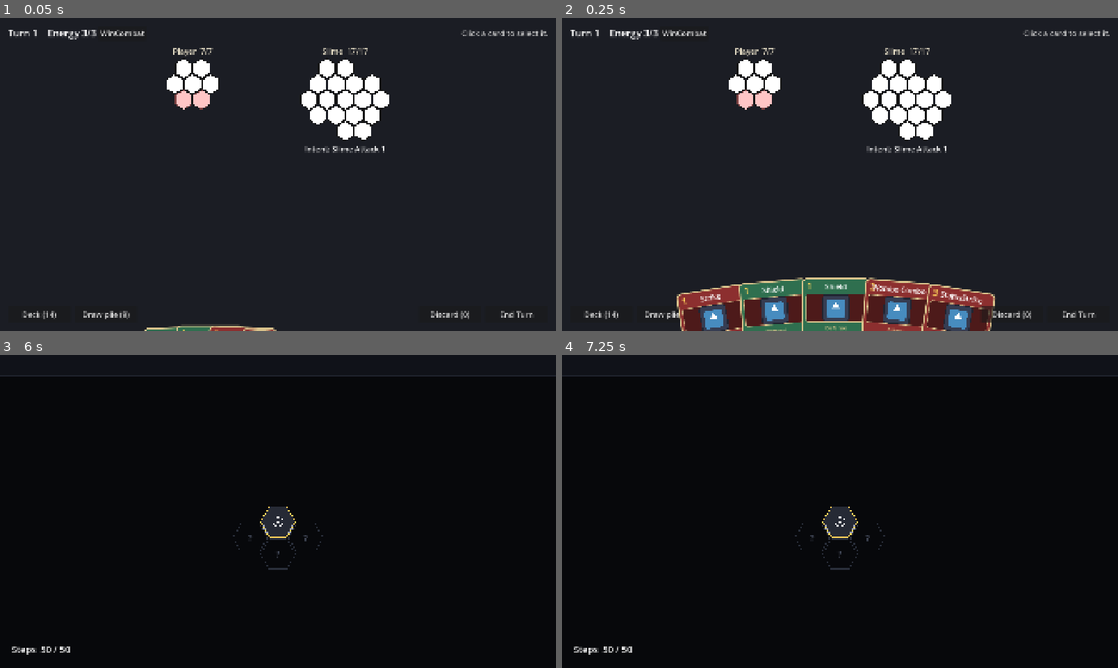
Above: before the commit, frames 1-4 (two rows, left to right).
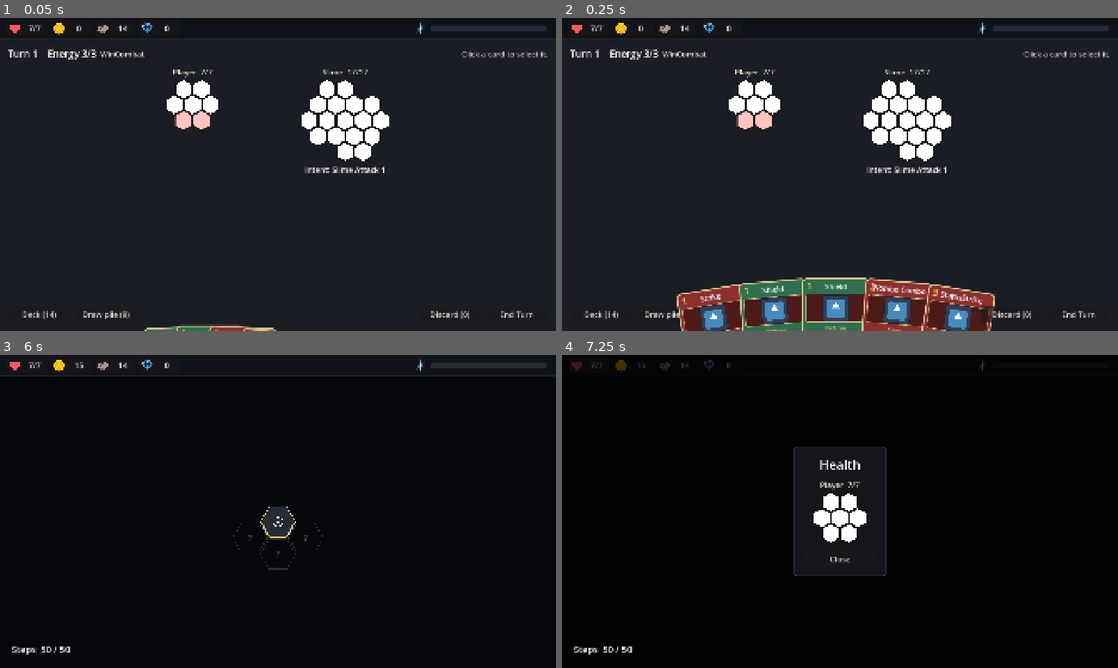
Above: after the commit, the same moments.

Repository: himaiayas/hex-sts
Game: Godot game, scene res://scenes/combat.tscn
The game is run twice, just before and just after one commit, with the same random seed, the same clock (stepped at 60 frames per second) and the same inputs. This scene is started directly instead of the project's main scene. The engine's default icon, where the game draws it, is replaced by a stand-in: a white triangle on a blue panel in a dark square.
Inputs (mouse positions are in pixels of both pictures, inside the frame that each line leads up to):
- Up to frame 1 (0.05 s): no input
- Up to frame 2 (0.25 s): no input
- Up to frame 3 (6 s): click "WinCombat" at 0.5 s; click "Deck (14)" at 1.25 s; click (27, 364) at 2 s, where only the run after the commit has a clickable "7/7"; click "+10 EXP" at 2.75 s; click (72, 364) at 3.5 s, where only the run after the commit has a clickable "0"; click "Deck (14)" (after the commit: "14") at 4.25 s; click (161, 364) at 5 s, where only the run after the commit has a clickable "0"; click "Continue" at 5.75 s
- Up to frame 4 (7.25 s): click (589, 364) at 6.5 s, where only the run after the commit has a clickable "7/7"

The runs differ from the first frame. In frame 1, 5.4% of the frame differs, in the area x 1-99%, y 1-50%; in frame 2, 5.4%; in frame 3, 0.6%; in frame 4, 2.3%.

Commit message:
icons in topbar

Diff:
--- a/scenes/combat.tscn
+++ b/scenes/combat.tscn
@@ -3,6 +3,7 @@
 [ext_resource type="Script" uid="uid://dqjpwrdt3pnve" path="res://scripts/combat/combat_scene.gd" id="1_combat"]
 [ext_resource type="Script" uid="uid://c4g55kseks0cn" path="res://scripts/combat/ui/health_grid_view.gd" id="2_grid"]
 [ext_resource type="Script" uid="uid://e17p874bkot" path="res://scripts/combat/ui/hand_view.gd" id="3_hand"]
+[ext_resource type="PackedScene" path="res://scenes/ui/top_bar.tscn" id="9_topbar"]
 
 [node name="Combat" type="Control" unique_id=1963554734]
 layout_mode = 3
@@ -30,6 +31,7 @@
 anchor_bottom = 1.0
 grow_horizontal = 2
 grow_vertical = 2
+offset_top = 72.0
 mouse_filter = 2
 theme_override_constants/margin_left = 27
 theme_override_constants/margin_top = 27
@@ -41,20 +43,20 @@
 mouse_filter = 2
 theme_override_constants/separation = 20
 
-[node name="TopBar" type="HBoxContainer" parent="Margin/Layout" unique_id=164278894]
-layout_mode = 2
-
-[node name="StatusLabel" type="Label" parent="Margin/Layout/TopBar" unique_id=1205878526]
+[node name="StatusBar" type="HBoxContainer" parent="Margin/Layout" unique_id=164278894]
+layout_mode = 2
+
+[node name="StatusLabel" type="Label" parent="Margin/Layout/StatusBar" unique_id=1205878526]
 unique_name_in_owner = true
 layout_mode = 2
 theme_override_font_sizes/font_size = 33
 text = "Turn 1    Energy 3/3"
 
-[node name="WinCombatButton" type="Button" parent="Margin/Layout/TopBar" unique_id=254824290]
+[node name="WinCombatButton" type="Button" parent="Margin/Layout/StatusBar" unique_id=254824290]
 layout_mode = 2
 text = "WinCombat"
 
-[node name="HintLabel" type="Label" parent="Margin/Layout/TopBar" unique_id=2117940320]
+[node name="HintLabel" type="Label" parent="Margin/Layout/StatusBar" unique_id=2117940320]
 unique_name_in_owner = true
 modulate = Color(0.8, 0.8, 0.8, 1)
 layout_mode = 2
@@ -134,6 +136,10 @@
 size_flags_vertical = 8
 text = "End Turn"
 
+[node name="TopBar" parent="." instance=ExtResource("9_topbar")]
+unique_name_in_owner = true
+layout_mode = 1
+
 [node name="PileViewer" type="ColorRect" parent="." unique_id=43795427]
 unique_name_in_owner = true
 visible = false
@@ -337,7 +343,7 @@
 theme_override_font_sizes/font_size = 28
 text = "New Run"
 
-[connection signal="pressed" from="Margin/Layout/TopBar/WinCombatButton" to="." method="_on_win_combat_pressed"]
+[connection signal="pressed" from="Margin/Layout/StatusBar/WinCombatButton" to="." method="_on_win_combat_pressed"]
 [connection signal="pressed" from="Margin/Layout/BottomBar/DeckButton" to="." method="_on_deck_pressed"]
 [connection signal="pressed" from="Margin/Layout/BottomBar/DrawPileButton" to="." method="_on_draw_pile_pressed"]
 [connection signal="pressed" from="Margin/Layout/BottomBar/DiscardButton" to="." method="_on_discard_pressed"]
--- a/scenes/map.tscn
+++ b/scenes/map.tscn
@@ -2,11 +2,7 @@
 
 [ext_resource type="Script" uid="uid://ddymykvgy3fil" path="res://scripts/map/map_scene.gd" id="1_map"]
 [ext_resource type="Script" uid="uid://d2mguidiwck0p" path="res://scripts/map/map_view.gd" id="2_view"]
-
-[sub_resource type="StyleBoxFlat" id="StyleBoxFlat_topbar"]
-bg_color = Color(0.0627451, 0.0705882, 0.0980392, 1)
-border_width_bottom = 2
-border_color = Color(0.117647, 0.133333, 0.172549, 1)
+[ext_resource type="PackedScene" path="res://scenes/ui/top_bar.tscn" id="3_topbar"]
 
 [sub_resource type="StyleBoxFlat" id="StyleBoxFlat_panel"]
 content_margin_left = 48.0
@@ -48,13 +44,9 @@
 grow_vertical = 2
 script = ExtResource("2_view")
 
-[node name="TopBar" type="Panel" parent="." unique_id=1009282773]
-layout_mode = 1
-anchors_preset = 10
-anchor_right = 1.0
-offset_bottom = 72.0
-grow_horizontal = 2
-theme_override_styles/panel = SubResource("StyleBoxFlat_topbar")
+[node name="TopBar" parent="." instance=ExtResource("3_topbar")]
+unique_name_in_owner = true
+layout_mode = 1
 
 [node name="StepsLabel" type="Label" parent="." unique_id=1106001309]
 unique_name_in_owner = true
--- a/scenes/rooms/campfire.tscn
+++ b/scenes/rooms/campfire.tscn
@@ -1,6 +1,7 @@
 [gd_scene format=3]
 
 [ext_resource type="Script" path="res://scripts/rooms/placeholder_room.gd" id="1_room"]
+[ext_resource type="PackedScene" path="res://scenes/ui/top_bar.tscn" id="9_topbar"]
 
 [node name="Campfire" type="Control"]
 layout_mode = 3
@@ -55,4 +56,8 @@
 theme_override_font_sizes/font_size = 28
 text = "Leave"
 
+[node name="TopBar" parent="." instance=ExtResource("9_topbar")]
+unique_name_in_owner = true
+layout_mode = 1
+
 [connection signal="pressed" from="Center/Box/LeaveButton" to="." method="_on_leave_pressed"]
--- a/scenes/rooms/event.tscn
+++ b/scenes/rooms/event.tscn
@@ -1,6 +1,7 @@
 [gd_scene format=3]
 
 [ext_resource type="Script" path="res://scripts/rooms/placeholder_room.gd" id="1_room"]
+[ext_resource type="PackedScene" path="res://scenes/ui/top_bar.tscn" id="9_topbar"]
 
 [node name="Event" type="Control"]
 layout_mode = 3
@@ -55,4 +56,8 @@
 theme_override_font_sizes/font_size = 28
 text = "Leave"
 
+[node name="TopBar" parent="." instance=ExtResource("9_topbar")]
+unique_name_in_owner = true
+layout_mode = 1
+
 [connection signal="pressed" from="Center/Box/LeaveButton" to="." method="_on_leave_pressed"]
--- a/scenes/rooms/shop.tscn
+++ b/scenes/rooms/shop.tscn
@@ -1,6 +1,7 @@
 [gd_scene format=3]
 
 [ext_resource type="Script" path="res://scripts/rooms/placeholder_room.gd" id="1_room"]
+[ext_resource type="PackedScene" path="res://scenes/ui/top_bar.tscn" id="9_topbar"]
 
 [node name="Shop" type="Control"]
 layout_mode = 3
@@ -55,4 +56,8 @@
 theme_override_font_sizes/font_size = 28
 text = "Leave"
 
+[node name="TopBar" parent="." instance=ExtResource("9_topbar")]
+unique_name_in_owner = true
+layout_mode = 1
+
 [connection signal="pressed" from="Center/Box/LeaveButton" to="." method="_on_leave_pressed"]
--- a/scenes/rooms/treasure.tscn
+++ b/scenes/rooms/treasure.tscn
@@ -3,6 +3,7 @@
 [ext_resource type="Script" path="res://scripts/rooms/treasure_room.gd" id="1_room"]
 [ext_resource type="Texture2D" path="res://assets/rooms/chest_close.png" id="2_close"]
 [ext_resource type="Texture2D" path="res://assets/rooms/chest_open.png" id="3_open"]
+[ext_resource type="PackedScene" path="res://scenes/ui/top_bar.tscn" id="9_topbar"]
 
 [sub_resource type="StyleBoxFlat" id="StyleBoxFlat_panel"]
 bg_color = Color(0.0784314, 0.0862745, 0.109804, 1)
@@ -67,6 +68,10 @@
 theme_override_font_sizes/font_size = 28
 text = "Click the chest to open it."
 horizontal_alignment = 1
+
+[node name="TopBar" parent="." instance=ExtResource("9_topbar")]
+unique_name_in_owner = true
+layout_mode = 1
 
 [node name="RewardModal" type="ColorRect" parent="."]
 unique_name_in_owner = true
--- /dev/null
+++ b/scenes/ui/top_bar.tscn
@@ -0,0 +1,316 @@
+[gd_scene format=3]
+
+[ext_resource type="Script" path="res://scripts/ui/top_bar.gd" id="1_bar"]
+[ext_resource type="Texture2D" path="res://assets/icons/heart.png" id="4_heart"]
+[ext_resource type="Texture2D" path="res://assets/icons/coin.png" id="5_coin"]
+[ext_resource type="Texture2D" path="res://assets/icons/cards.png" id="6_cards"]
+[ext_resource type="Texture2D" path="res://assets/icons/artifact.png" id="7_artifact"]
+[ext_resource type="Texture2D" path="res://assets/icons/exp.png" id="8_exp"]
+[ext_resource type="Script" path="res://scripts/combat/ui/health_grid_view.gd" id="3_grid"]
+
+[sub_resource type="StyleBoxFlat" id="StyleBoxFlat_bar"]
+bg_color = Color(0.0627451, 0.0705882, 0.0980392, 1)
+border_width_bottom = 2
+border_color = Color(0.117647, 0.133333, 0.172549, 1)
+
+[sub_resource type="StyleBoxFlat" id="StyleBoxFlat_modal"]
+content_margin_left = 40.0
+content_margin_top = 32.0
+content_margin_right = 40.0
+content_margin_bottom = 32.0
+bg_color = Color(0.0784314, 0.0862745, 0.109804, 1)
+border_width_left = 2
+border_width_top = 2
+border_width_right = 2
+border_width_bottom = 2
+border_color = Color(0.231373, 0.254902, 0.321569, 1)
+corner_radius_top_left = 12
+corner_radius_top_right = 12
+corner_radius_bottom_right = 12
+corner_radius_bottom_left = 12
+
+[sub_resource type="StyleBoxFlat" id="StyleBoxFlat_exp_bg"]
+bg_color = Color(0.14902, 0.164706, 0.207843, 1)
+corner_radius_top_left = 6
+corner_radius_top_right = 6
+corner_radius_bottom_right = 6
+corner_radius_bottom_left = 6
+
+[sub_resource type="StyleBoxFlat" id="StyleBoxFlat_exp_fill"]
+bg_color = Color(1, 0.831373, 0.352941, 1)
+corner_radius_top_left = 6
+corner_radius_top_right = 6
+corner_radius_bottom_right = 6
+corner_radius_bottom_left = 6
+
+[node name="TopBar" type="Control"]
+layout_mode = 3
+anchors_preset = 15
+anchor_right = 1.0
+anchor_bottom = 1.0
+grow_horizontal = 2
+grow_vertical = 2
+mouse_filter = 2
+script = ExtResource("1_bar")
+
+[node name="Bar" type="Panel" parent="."]
+layout_mode = 1
+anchors_preset = 10
+anchor_right = 1.0
+offset_bottom = 72.0
+grow_horizontal = 2
+theme_override_styles/panel = SubResource("StyleBoxFlat_bar")
+
+[node name="Margin" type="MarginContainer" parent="Bar"]
+layout_mode = 1
+anchors_preset = 15
+anchor_right = 1.0
+anchor_bottom = 1.0
+grow_horizontal = 2
+grow_vertical = 2
+mouse_filter = 2
+theme_override_constants/margin_left = 24
+theme_override_constants/margin_top = 8
+theme_override_constants/margin_right = 32
+theme_override_constants/margin_bottom = 8
+
+[node name="Row" type="HBoxContainer" parent="Bar/Margin"]
+layout_mode = 2
+mouse_filter = 2
+theme_override_constants/separation = 12
+
+[node name="HealthButton" type="Button" parent="Bar/Margin/Row"]
+unique_name_in_owner = true
+custom_minimum_size = Vector2(140, 56)
+layout_mode = 2
+mouse_default_cursor_shape = 2
+focus_mode = 0
+icon = ExtResource("4_heart")
+theme_override_constants/h_separation = 10
+theme_override_font_sizes/font_size = 28
+text = "0"
+expand_icon = true
+
+[node name="GoldDisplay" type="Button" parent="Bar/Margin/Row"]
+unique_name_in_owner = true
+custom_minimum_size = Vector2(140, 56)
+layout_mode = 2
+focus_mode = 0
+icon = ExtResource("5_coin")
+theme_override_constants/h_separation = 10
+theme_override_font_sizes/font_size = 28
+text = "0"
+expand_icon = true
+
+[node name="DeckButton" type="Button" parent="Bar/Margin/Row"]
+unique_name_in_owner = true
+custom_minimum_size = Vector2(140, 56)
+layout_mode = 2
+mouse_default_cursor_shape = 2
+focus_mode = 0
+icon = ExtResource("6_cards")
+theme_override_constants/h_separation = 10
+theme_override_font_sizes/font_size = 28
+text = "0"
+expand_icon = true
+
+[node name="ArtifactButton" type="Button" parent="Bar/Margin/Row"]
+unique_name_in_owner = true
+custom_minimum_size = Vector2(140, 56)
+layout_mode = 2
+mouse_default_cursor_shape = 2
+focus_mode = 0
+icon = ExtResource("7_artifact")
+theme_override_constants/h_separation = 10
+theme_override_font_sizes/font_size = 28
+text = "0"
+expand_icon = true
+
+[node name="Spacer" type="Control" parent="Bar/Margin/Row"]
+layout_mode = 2
+size_flags_horizontal = 3
+mouse_filter = 2
+
+[node name="Exp" type="HBoxContainer" parent="Bar/Margin/Row"]
+unique_name_in_owner = true
+layout_mode = 2
+theme_override_constants/separation = 12
+
+[node name="ExpIcon" type="TextureRect" parent="Bar/Margin/Row/Exp"]
+custom_minimum_size = Vector2(48, 48)
+layout_mode = 2
+size_flags_vertical = 4
+mouse_filter = 2
+texture = ExtResource("8_exp")
+expand_mode = 1
+stretch_mode = 5
+
+[node name="ExpBar" type="ProgressBar" parent="Bar/Margin/Row/Exp"]
+unique_name_in_owner = true
+custom_minimum_size = Vector2(400, 20)
+layout_mode = 2
+size_flags_vertical = 4
+mouse_filter = 2
+theme_override_styles/background = SubResource("StyleBoxFlat_exp_bg")
+theme_override_styles/fill = SubResource("StyleBoxFlat_exp_fill")
+max_value = 10.0
+step = 1.0
+show_percentage = false
+
+[node name="HealthModal" type="ColorRect" parent="."]
+unique_name_in_owner = true
+visible = false
+layout_mode = 1
+anchors_preset = 15
+anchor_right = 1.0
+anchor_bottom = 1.0
+grow_horizontal = 2
+grow_vertical = 2
+color = Color(0, 0, 0, 0.75)
+
+[node name="Center" type="CenterContainer" parent="HealthModal"]
+layout_mode = 1
+anchors_preset = 15
+anchor_right = 1.0
+anchor_bottom = 1.0
+grow_horizontal = 2
+grow_vertical = 2
+mouse_filter = 2
+
+[node name="Panel" type="PanelContainer" parent="HealthModal/Center"]
+layout_mode = 2
+theme_override_styles/panel = SubResource("StyleBoxFlat_modal")
+
+[node name="Box" type="VBoxContainer" parent="HealthModal/Center/Panel"]
+layout_mode = 2
+theme_override_constants/separation = 24
+
+[node name="HealthTitle" type="Label" parent="HealthModal/Center/Panel/Box"]
+unique_name_in_owner = true
+layout_mode = 2
+theme_override_font_sizes/font_size = 44
+text = "Health"
+horizontal_alignment = 1
+
+[node name="HealthGrid" type="Control" parent="HealthModal/Center/Panel/Box"]
+unique_name_in_owner = true
+layout_mode = 2
+size_flags_horizontal = 4
+mouse_filter = 2
+script = ExtResource("3_grid")
+
+[node name="CloseButton" type="Button" parent="HealthModal/Center/Panel/Box"]
+custom_minimum_size = Vector2(240, 56)
+layout_mode = 2
+size_flags_horizontal = 4
+theme_override_font_sizes/font_size = 28
+text = "Close"
+
+[node name="DeckModal" type="ColorRect" parent="."]
+unique_name_in_owner = true
+visible = false
+layout_mode = 1
+anchors_preset = 15
+anchor_right = 1.0
+anchor_bottom = 1.0
+grow_horizontal = 2
+grow_vertical = 2
+color = Color(0, 0, 0, 0.75)
+
+[node name="Center" type="CenterContainer" parent="DeckModal"]
+layout_mode = 1
+anchors_preset = 15
+anchor_right = 1.0
+anchor_bottom = 1.0
+grow_horizontal = 2
+grow_vertical = 2
+mouse_filter = 2
+
+[node name="Panel" type="PanelContainer" parent="DeckModal/Center"]
+layout_mode = 2
+theme_override_styles/panel = SubResource("StyleBoxFlat_modal")
+
+[node name="Box" type="VBoxContainer" parent="DeckModal/Center/Panel"]
+layout_mode = 2
+theme_override_constants/separation = 24
+
+[node name="DeckTitle" type="Label" parent="DeckModal/Center/Panel/Box"]
+unique_name_in_owner = true
+layout_mode = 2
+theme_override_font_sizes/font_size = 44
+text = "Deck (0)"
+horizontal_alignment = 1
+
+[node name="Scroll" type="ScrollContainer" parent="DeckModal/Center/Panel/Box"]
+custom_minimum_size = Vector2(1250, 680)
+layout_mode = 2
+horizontal_scroll_mode = 0
+
+[node name="DeckGrid" type="GridContainer" parent="DeckModal/Center/Panel/Box/Scroll"]
+unique_name_in_owner = true
+layout_mode = 2
+theme_override_constants/h_separation = 13
+theme_override_constants/v_separation = 13
+columns = 5
+
+[node name="CloseButton" type="Button" parent="DeckModal/Center/Panel/Box"]
+custom_minimum_size = Vector2(240, 56)
+layout_mode = 2
+size_flags_horizontal = 4
+theme_override_font_sizes/font_size = 28
+text = "Close"
+
+[node name="ArtifactModal" type="ColorRect" parent="."]
+unique_name_in_owner = true
+visible = false
+layout_mode = 1
+anchors_preset = 15
+anchor_right = 1.0
+anchor_bottom = 1.0
+grow_horizontal = 2
+grow_vertical = 2
+color = Color(0, 0, 0, 0.75)
+
+[node name="Center" type="CenterContainer" parent="ArtifactModal"]
+layout_mode = 1
+anchors_preset = 15
+anchor_right = 1.0
+anchor_bottom = 1.0
+grow_horizontal = 2
+grow_vertical = 2
+mouse_filter = 2
+
+[node name="Panel" type="PanelContainer" parent="ArtifactModal/Center"]
+layout_mode = 2
+theme_override_styles/panel = SubResource("StyleBoxFlat_modal")
+
+[node name="Box" type="VBoxContainer" parent="ArtifactModal/Center/Panel"]
+layout_mode = 2
+theme_override_constants/separation = 24
+
+[node name="ArtifactTitle" type="Label" parent="ArtifactModal/Center/Panel/Box"]
+unique_name_in_owner = true
+layout_mode = 2
+theme_override_font_sizes/font_size = 44
+text = "Artifacts"
+horizontal_alignment = 1
+
+[node name="ArtifactList" type="VBoxContainer" parent="ArtifactModal/Center/Panel/Box"]
+unique_name_in_owner = true
+custom_minimum_size = Vector2(640, 0)
+layout_mode = 2
+theme_override_constants/separation = 20
+
+[node name="CloseButton" type="Button" parent="ArtifactModal/Center/Panel/Box"]
+custom_minimum_size = Vector2(240, 56)
+layout_mode = 2
+size_flags_horizontal = 4
+theme_override_font_sizes/font_size = 28
+text = "Close"
+
+[connection signal="pressed" from="Bar/Margin/Row/HealthButton" to="." method="_on_health_pressed"]
+[connection signal="pressed" from="Bar/Margin/Row/DeckButton" to="." method="_on_deck_pressed"]
+[connection signal="pressed" from="Bar/Margin/Row/ArtifactButton" to="." method="_on_artifacts_pressed"]
+[connection signal="pressed" from="HealthModal/Center/Panel/Box/CloseButton" to="." method="_on_close_pressed"]
+[connection signal="pressed" from="DeckModal/Center/Panel/Box/CloseButton" to="." method="_on_close_pressed"]
+[connection signal="pressed" from="ArtifactModal/Center/Panel/Box/CloseButton" to="." method="_on_close_pressed"]
--- a/scripts/combat/combat_rewards.gd
+++ b/scripts/combat/combat_rewards.gd
@@ -45,7 +45,7 @@
 
 func take_exp(run: Node) -> void:
 	if not exp_taken:
-		run.xp += exp_points
+		run.add_xp(exp_points)
 		exp_taken = true
 
 
--- a/scripts/combat/combat_scene.gd
+++ b/scripts/combat/combat_scene.gd
@@ -16,6 +16,7 @@
 var _enemy_views: Array[HealthGridView] = []
 var _intent_labels: Array[Label] = []
 
+@onready var _top_bar: TopBar = %TopBar
 @onready var _status_label: Label = %StatusLabel
 @onready var _hint_label: Label = %HintLabel
 @onready var _player_view: HealthGridView = %PlayerGrid
@@ -142,7 +143,7 @@
 
 ## _input, not _unhandled_input: the grids and this root stop mouse events, so right-clicks never arrive unhandled.
 func _input(event: InputEvent) -> void:
-	if _over:
+	if _over or _top_bar.is_modal_open():
 		return
 	if event is InputEventMouseButton and event.pressed and event.button_index == MOUSE_BUTTON_RIGHT:
 		if _pile_viewer.visible:
@@ -176,6 +177,7 @@
 # --- Refresh -----------------------------------------------------------------
 
 func _refresh() -> void:
+	_top_bar.refresh()
 	_status_label.text = "Turn %d    Energy %d/%d" % [combat.turn, combat.energy, combat.max_energy]
 	_deck_button.text = "Deck (%d)" % RunState.deck.size()
 	_draw_button.text = "Draw pile (%d)" % combat.draw_pile.size()
@@ -324,6 +326,7 @@
 
 
 func _refresh_rewards() -> void:
+	_top_bar.refresh()
 	_gold_button.text = "+%d Coins" % _rewards.gold
 	_exp_button.text = "+%d EXP" % _rewards.exp_points
 	_gold_button.visible = not _rewards.gold_taken
--- a/scripts/game/run_state.gd
+++ b/scripts/game/run_state.gd
@@ -13,6 +13,10 @@
 var dungeon_floor :=1
 
 const MAP_SCENE := "res://scenes/map.tscn"
+
+## EXP needed for each level-up: LEVEL_XP[0] takes level 0 to 1, ... LEVEL_XP[8] takes 8 to 9 (max).
+## xp is the progress toward the next level; it resets (keeping the leftover) on level-up.
+const LEVEL_XP: Array[int] = [10, 20, 30, 45, 60, 80, 100, 125, 150]
 
 var map: MapState = null
 var current_room: MapRoom = null
@@ -64,6 +68,22 @@
 	get_tree().change_scene_to_file(MAP_SCENE)
 
 
+func add_xp(amount: int) -> void:
+	xp += amount
+	while not is_max_level() and xp >= LEVEL_XP[level]:
+		xp -= LEVEL_XP[level]
+		level += 1
+
+
+func is_max_level() -> bool:
+	return level >= LEVEL_XP.size()
+
+
+## EXP needed to reach the next level; 0 at max level.
+func xp_to_next() -> int:
+	return 0 if is_max_level() else LEVEL_XP[level]
+
+
 func start_combat() -> CombatState:
 	combat = CombatState.new(self)
 	return combat
--- a/scripts/map/map_scene.gd
+++ b/scripts/map/map_scene.gd
@@ -8,6 +8,7 @@
 var _busy := false  # walking, having popup modal or in a room.
 
 @onready var _map_view: MapView = %MapView
+@onready var _top_bar: TopBar = %TopBar
 @onready var _steps_label: Label = %StepsLabel
 @onready var _hint_label: Label = %HintLabel
 @onready var _draft_panel: Control = %DraftPanel
@@ -34,6 +35,7 @@
 	_hint_label.text = ""
 	_busy = false
 	_refresh()
+	_top_bar.refresh()
 
 
 func _fit_to_window() -> void:
--- a/scripts/rooms/treasure_room.gd
+++ b/scripts/rooms/treasure_room.gd
@@ -6,6 +6,7 @@
 const GOLD := Vector2i(25, 45)  # [min, max]
 const EXP := 15
 
+@onready var _top_bar: TopBar = %TopBar
 @onready var _chest: TextureButton = %Chest
 @onready var _hint: Label = %Hint
 @onready var _modal: ColorRect = %RewardModal
@@ -34,16 +35,19 @@
 func _on_gold_pressed() -> void:
 	RunState.gold += gold
 	_gold_button.hide()
+	_top_bar.refresh()
 
 
 func _on_exp_pressed() -> void:
-	RunState.xp += EXP
+	RunState.add_xp(EXP)
 	_exp_button.hide()
+	_top_bar.refresh()
 
 
 func _on_artifact_pressed() -> void:
 	RunState.artifacts.append(artifact)
 	_artifact_button.hide()
+	_top_bar.refresh()
 
 
 func _on_leave_pressed() -> void:
--- /dev/null
+++ b/scripts/ui/top_bar.gd
@@ -0,0 +1,111 @@
+class_name TopBar
+extends Control
+
+## Run info shown on top of the screen: Health, Gold, Deck and Artifacts icons (all but Gold open
+## a modal) and the EXP bar. Hover an icon or the bar for its numbers.
+## Reads everything from RunState; call refresh() after it changes.
+
+const RenderCard := preload("res://scripts/cards/render_card.gd")
+const CARD_SIZE := HandView.CARD_SIZE
+
+@onready var _health_button: Button = %HealthButton
+@onready var _gold_display: Button = %GoldDisplay
+@onready var _deck_button: Button = %DeckButton
+@onready var _artifact_button: Button = %ArtifactButton
+@onready var _exp: Control = %Exp
+@onready var _exp_bar: ProgressBar = %ExpBar
+
+@onready var _health_modal: Control = %HealthModal
+@onready var _health_grid: HealthGridView = %HealthGrid
+@onready var _deck_modal: Control = %DeckModal
+@onready var _deck_title: Label = %DeckTitle
+@onready var _deck_grid: GridContainer = %DeckGrid
+@onready var _artifact_modal: Control = %ArtifactModal
+@onready var _artifact_list: VBoxContainer = %ArtifactList
+
+
+func _ready() -> void:
+	_close_modals()
+	refresh()
+
+
+## Icons show their numbers; EXP only in its hover text.
+func refresh() -> void:
+	_health_button.text = "%d/%d" % [_alive_tiles(), RunState.health.size()]
+	_gold_display.text = str(RunState.gold)
+	_deck_button.text = str(RunState.deck.size())
+	_artifact_button.text = str(RunState.artifacts.size())
+	_health_button.tooltip_text = "Health  %d / %d" % [_alive_tiles(), RunState.health.size()]
+	_gold_display.tooltip_text = "Gold  %d" % RunState.gold
+	_deck_button.tooltip_text = "Deck  %d cards" % RunState.deck.size()
+	_artifact_button.tooltip_text = "Artifacts  %d" % RunState.artifacts.size()
+	if RunState.is_max_level():
+		_exp_bar.max_value = 1
+		_exp_bar.value = 1
+		_exp.tooltip_text = "Level %d  (MAX)" % RunState.level
+	else:
+		_exp_bar.max_value = RunState.xp_to_next()
+		_exp_bar.value = RunState.xp
+		_exp.tooltip_text = "Level %d  %d / %d EXP" % [RunState.level, RunState.xp, RunState.xp_to_next()]
+
+
+func is_modal_open() -> bool:
+	return _health_modal.visible or _deck_modal.visible or _artifact_modal.visible
+
+
+func _alive_tiles() -> int:
+	var alive := 0
+	for tile in RunState.health.values():
+		if tile.hp > Enum.HealthTileEnum.DAMAGED:
+			alive += 1
+	return alive
+
+
+func _close_modals() -> void:
+	_health_modal.hide()
+	_deck_modal.hide()
+	_artifact_modal.hide()
+
+
+func _on_health_pressed() -> void:
+	_close_modals()
+	_health_grid.setup(CombatUnit.new("Player", RunState.health, true), false)
+	_health_modal.show()
+
+
+func _on_deck_pressed() -> void:
+	_close_modals()
+	_deck_title.text = "Deck (%d)" % RunState.deck.size()
+	for child in _deck_grid.get_children():
+		child.queue_free()
+	for card in RunState.deck:
+		var slot := Control.new()
+		slot.custom_minimum_size = CARD_SIZE
+		slot.mouse_filter = Control.MOUSE_FILTER_IGNORE
+		var view := RenderCard.create_card(card)
+		view.get_node("Panel").mouse_filter = Control.MOUSE_FILTER_IGNORE
+		slot.add_child(view)
+		_deck_grid.add_child(slot)
+	_deck_modal.show()
+
+
+func _on_artifacts_pressed() -> void:
+	_close_modals()
+	for child in _artifact_list.get_children():
+		child.queue_free()
+	for artifact in RunState.artifacts:
+		var row := Label.new()
+		row.text = "%s (%s)\n%s" % [artifact.name,
+			Enum.ArtifactRarity.keys()[artifact.rarity].capitalize(), artifact.description]
+		row.add_theme_font_size_override("font_size", 26)
+		_artifact_list.add_child(row)
+	if RunState.artifacts.is_empty():
+		var empty := Label.new()
+		empty.text = "No artifacts yet."
+		empty.add_theme_font_size_override("font_size", 26)
+		_artifact_list.add_child(empty)
+	_artifact_modal.show()
+
+
+func _on_close_pressed() -> void:
+	_close_modals()
Binary file added: assets/icons/artifact.png
Not shown, added: assets/icons/artifact.png.import
Binary file added: assets/icons/cards.png
Not shown, added: assets/icons/cards.png.import
Binary file added: assets/icons/coin.png
Not shown, added: assets/icons/coin.png.import
Binary file added: assets/icons/exp.png
Not shown, added: assets/icons/exp.png.import
Binary file added: assets/icons/heart.png
Not shown, added: assets/icons/heart.png.import
Binary file added: assets/icons/settings.png
Not shown, added: assets/icons/settings.png.import
(and 1 more such lines)
